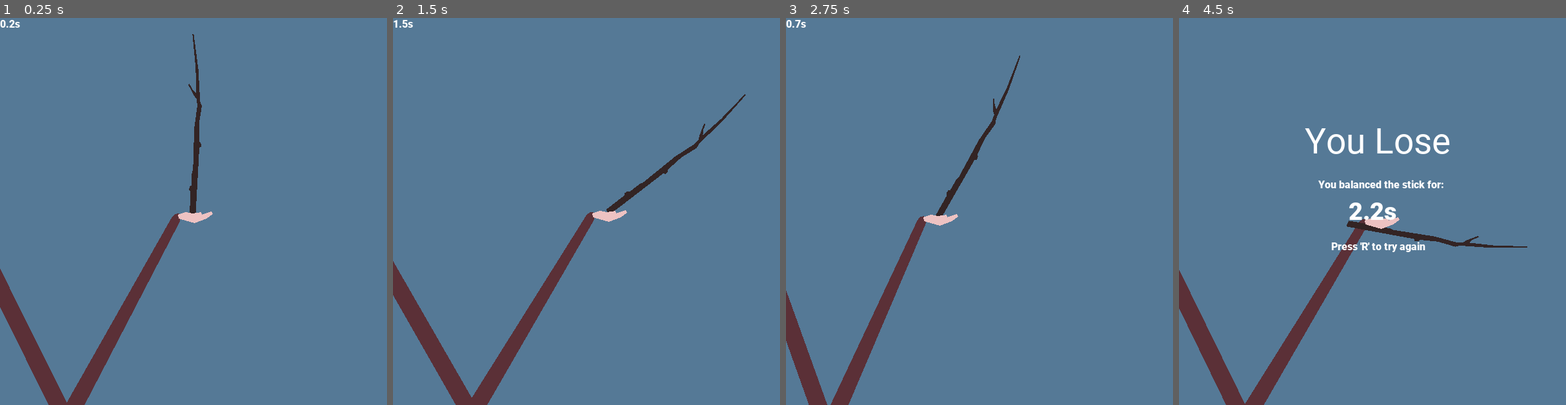
Above: before the commit, frames 1-4 (left to right).
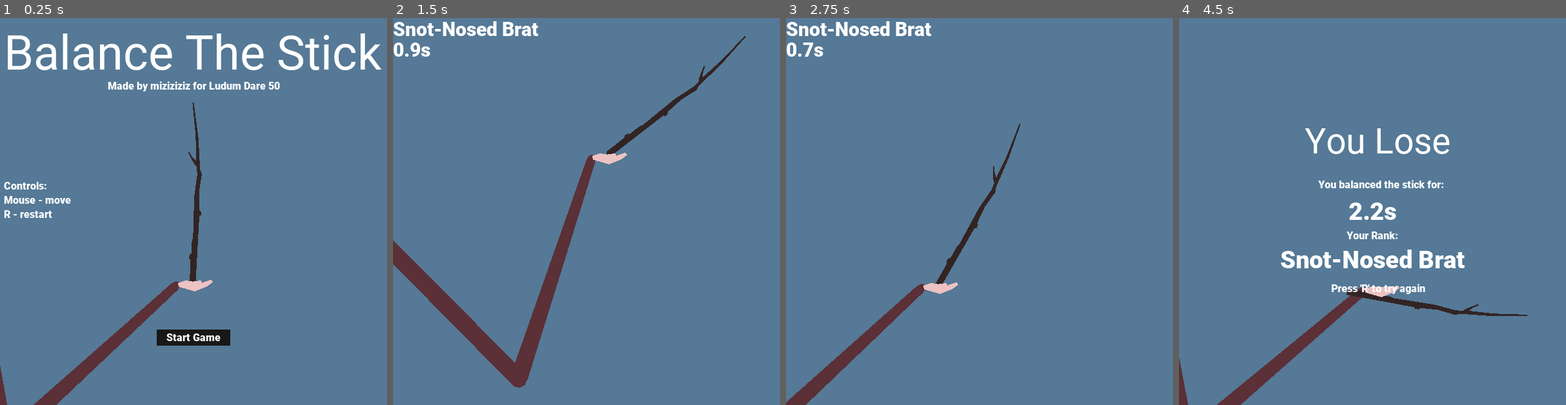
Above: after the commit, the same moments.

Repository: Miziziziz/LD50
Game: Godot game, scene res://World.tscn
The game is run twice, just before and just after one commit, with the same random seed, the same clock (stepped at 60 frames per second) and the same inputs. The engine's default icon, where the game draws it, is replaced by a stand-in: a white triangle on a blue panel in a dark square.
Inputs (mouse positions are in pixels of both pictures, inside the frame that each line leads up to):
- Up to frame 1 (0.25 s): no input
- Up to frame 2 (1.5 s): click (586, 339) at 0.5 s, where only the run after the commit has a clickable "Start Game"; move the mouse to (605, 211) at 1.27 s; click (605, 211) at 1.35 s
- Up to frame 3 (2.75 s): tap R (restart) at 2 s; move the mouse to (960, 211) at 2.02 s; click (960, 211) at 2.1 s
- Up to frame 4 (4.5 s): move the mouse to (1380, 203) at 2.77 s; click (1380, 203) at 2.85 s; move the mouse to (1368, 219) at 3.52 s; click (1368, 219) at 3.6 s; move the mouse to (1403, 215) at 4.27 s; click (1403, 215) at 4.35 s

The runs differ from the first frame. In frame 1, 9.5% of the frame differs, in the area x 0-99%, y 0-100%; in frame 2, 8.6%; in frame 3, 5.7%; in frame 4, 6.7%.

Commit message:
added main menu and ranking system

Diff:
--- /dev/null
+++ b/GameManager.gd
@@ -0,0 +1,6 @@
+extends Node
+
+var game_started = false
+
+func start_game():
+	game_started = true
--- a/GameUI.gd
+++ b/GameUI.gd
@@ -3,21 +3,41 @@
 
 onready var lose_message = $LoseMessage
 onready var timer_display = $TimerDisplay
+onready var rank_display = $RankDisplay
 
 var time_alive = 0.0
 
+var ranks = [
+	[100.0, "Literally God"],
+	[80.0, "One With The Stick"],
+	[60.0, "Recess Chad"],
+	[40.0, "Dinosaur Nerd"],
+	[20.0, "Good At Math"],
+	[0.0, "Snot-Nosed Brat"],
+]
+
 func _ready():
+	visible = GameManager.game_started
 	lose_message.hide()
 
 func game_lost():
 	timer_display.hide()
+	rank_display.hide()
 	lose_message.show()
 	$LoseMessage/Score.text = get_timer_str()
+	$LoseMessage/Rank.text = get_rank()
 	set_process(false)
 
 func _process(delta):
 	time_alive += delta
 	timer_display.text = get_timer_str()
+	rank_display.text = get_rank()
 
 func get_timer_str():
 	return str(time_alive).pad_decimals(1) + "s"
+
+func get_rank():
+	for rank in ranks:
+		if time_alive > rank[0]:
+			return rank[1]
+	return ranks[-1][1]
--- a/Hand.gd
+++ b/Hand.gd
@@ -14,15 +14,28 @@
 
 func _ready():
 	stick = get_node(stick_path)
-	Input.set_mouse_mode(Input.MOUSE_MODE_CAPTURED)
 	emit_signal("hand_pos_updated", global_position)
+
+	if GameManager.game_started:
+		Input.set_mouse_mode(Input.MOUSE_MODE_CAPTURED)
+		stick.mode = RigidBody2D.MODE_RIGID
+	else:
+		stick.mode = RigidBody2D.MODE_KINEMATIC
+		set_physics_process(false)
 
 func _process(delta):
 	if Input.is_action_just_pressed("restart"):
-		get_tree().call_group("instanced", "queue_free")
-		get_tree().reload_current_scene()
+		restart()
 	if Input.is_action_just_pressed("exit"):
+		#Input.set_mouse_mode(Input.MOUSE_MODE_VISIBLE)
 		get_tree().quit()
+	if Input.is_action_just_pressed("click") and GameManager.game_started:
+		Input.set_mouse_mode(Input.MOUSE_MODE_CAPTURED)
+
+func restart():
+	GameManager.game_started = true
+	get_tree().call_group("instanced", "queue_free")
+	get_tree().reload_current_scene()
 
 var mouse_delta = Vector2()
 func _input(event):
--- /dev/null
+++ b/MainMenuUI.gd
@@ -0,0 +1,5 @@
+extends Control
+
+
+func _ready():
+	visible = !GameManager.game_started
--- a/World.tscn
+++ b/World.tscn
@@ -7,19 +7,52 @@
 [ext_resource path="res://fonts/BasicFont.tres" type="DynamicFont" id=5]
 [ext_resource path="res://fonts/TitleFont.tres" type="DynamicFont" id=6]
 [ext_resource path="res://fonts/raw/Roboto-Black.ttf" type="DynamicFontData" id=7]
+[ext_resource path="res://fonts/raw/Roboto-Regular.ttf" type="DynamicFontData" id=8]
+[ext_resource path="res://MainMenuUI.gd" type="Script" id=9]
 
 [sub_resource type="RectangleShape2D" id=2]
 extents = Vector2( 142.897, 10 )
 
 [sub_resource type="CircleShape2D" id=1]
 
+[sub_resource type="StyleBoxEmpty" id=7]
+
+[sub_resource type="StyleBoxFlat" id=8]
+bg_color = Color( 0.235294, 0.235294, 0.235294, 1 )
+
+[sub_resource type="StyleBoxFlat" id=9]
+bg_color = Color( 0.0980392, 0.0980392, 0.0980392, 1 )
+
+[sub_resource type="StyleBoxFlat" id=10]
+bg_color = Color( 0.45098, 0.45098, 0.45098, 1 )
+
 [sub_resource type="Theme" id=3]
 default_font = ExtResource( 5 )
+Button/colors/font_color = Color( 1, 1, 1, 1 )
+Button/colors/font_color_disabled = Color( 1, 1, 1, 1 )
+Button/colors/font_color_focus = Color( 1, 1, 1, 1 )
+Button/colors/font_color_hover = Color( 1, 1, 1, 1 )
+Button/colors/font_color_pressed = Color( 1, 1, 1, 1 )
+Button/constants/hseparation = 0
+Button/fonts/font = ExtResource( 5 )
+Button/styles/disabled = null
+Button/styles/focus = SubResource( 7 )
+Button/styles/hover = SubResource( 8 )
+Button/styles/normal = SubResource( 9 )
+Button/styles/pressed = SubResource( 10 )
 
 [sub_resource type="DynamicFont" id=4]
 size = 38
 font_data = ExtResource( 7 )
 
+[sub_resource type="DynamicFont" id=6]
+size = 30
+font_data = ExtResource( 7 )
+
+[sub_resource type="DynamicFont" id=5]
+size = 74
+font_data = ExtResource( 8 )
+
 [node name="World" type="Node2D"]
 
 [node name="Arm" type="Position2D" parent="."]
@@ -41,7 +74,7 @@
 position = Vector2( 364, 0 )
 
 [node name="Stick" type="RigidBody2D" parent="."]
-position = Vector2( 301, 242.288 )
+position = Vector2( 301, 348 )
 rotation = -1.5708
 mass = 10.0
 
@@ -60,7 +93,7 @@
 polygon = PoolVector2Array( -65.8017, 2.18045, 41.2372, 8.07071, 42.5168, 10.9625, 48.4898, 10.3943, 50.2914, 8.21393,  …(408 unchanged characters)…
 
 [node name="Hand" type="KinematicBody2D" parent="."]
-position = Vector2( 301, 306 )
+position = Vector2( 301, 411.712 )
 collision_layer = 0
 collision_mask = 0
 script = ExtResource( 2 )
@@ -116,9 +149,9 @@
 anchor_right = 0.5
 anchor_bottom = 0.5
 margin_left = -64.0
-margin_top = 45.0
-margin_right = 64.0
-margin_bottom = 59.0
+margin_top = 110.0
+margin_right = 82.0
+margin_bottom = 129.0
 text = "Press 'R' to try again"
 align = 1
 
@@ -147,10 +180,107 @@
 text = "0.0s"
 align = 1
 
+[node name="Rank" type="Label" parent="CanvasLayer/GameUI/LoseMessage"]
+anchor_left = 0.5
+anchor_top = 0.5
+anchor_right = 0.5
+anchor_bottom = 0.5
+margin_left = -296.0
+margin_top = 52.0
+margin_right = 296.0
+margin_bottom = 98.0
+custom_fonts/font = SubResource( 4 )
+text = "Kindergarten Chad"
+align = 1
+
+[node name="Message2" type="Label" parent="CanvasLayer/GameUI/LoseMessage"]
+anchor_left = 0.5
+anchor_top = 0.5
+anchor_right = 0.5
+anchor_bottom = 0.5
+margin_left = -97.5
+margin_top = 28.0
+margin_right = 97.5
+margin_bottom = 47.0
+text = "Your Rank:"
+align = 1
+__meta__ = {
+"_edit_use_anchors_": false
+}
+
 [node name="TimerDisplay" type="Label" parent="CanvasLayer/GameUI"]
+margin_top = 32.0
+margin_right = 43.0
+margin_bottom = 68.0
+custom_fonts/font = SubResource( 6 )
+text = "0.0"
+
+[node name="RankDisplay" type="Label" parent="CanvasLayer/GameUI"]
 margin_right = 40.0
 margin_bottom = 14.0
-text = "0.0"
+custom_fonts/font = SubResource( 6 )
+text = "Kid"
+
+[node name="MainMenuUI" type="Control" parent="CanvasLayer"]
+visible = false
+anchor_right = 1.0
+anchor_bottom = 1.0
+theme = SubResource( 3 )
+script = ExtResource( 9 )
+__meta__ = {
+"_edit_use_anchors_": false
+}
+
+[node name="Title" type="Label" parent="CanvasLayer/MainMenuUI"]
+anchor_left = 0.5
+anchor_top = 0.5
+anchor_right = 0.5
+anchor_bottom = 0.5
+margin_left = -308.5
+margin_top = -289.0
+margin_right = 308.5
+margin_bottom = -196.0
+custom_fonts/font = SubResource( 5 )
+text = "Balance The Stick"
+align = 1
+__meta__ = {
+"_edit_use_anchors_": false
+}
+
+[node name="StartButton" type="Button" parent="CanvasLayer/MainMenuUI"]
+anchor_left = 0.5
+anchor_top = 0.5
+anchor_right = 0.5
+anchor_bottom = 0.5
+margin_left = -57.0
+margin_top = 183.0
+margin_right = 57.0
+margin_bottom = 208.0
+text = "Start Game"
+__meta__ = {
+"_edit_use_anchors_": false
+}
+
+[node name="Credits" type="Label" parent="CanvasLayer/MainMenuUI"]
+anchor_left = 0.5
+anchor_top = 0.5
+anchor_right = 0.5
+anchor_bottom = 0.5
+margin_left = -133.5
+margin_top = -204.0
+margin_right = 133.5
+margin_bottom = -185.0
+text = "Made by miziziziz for Ludum Dare 50"
+
+[node name="Controls" type="Label" parent="CanvasLayer/MainMenuUI"]
+margin_left = 6.0
+margin_top = 251.0
+margin_right = 110.0
+margin_bottom = 314.0
+text = "Controls:
+Mouse - move
+R - restart"
 
 [connection signal="game_lost" from="Hand" to="CanvasLayer/GameUI" method="game_lost"]
 [connection signal="hand_pos_updated" from="Hand" to="Arm" method="set_goal_hand_pos"]
+[connection signal="button_up" from="CanvasLayer/MainMenuUI/StartButton" to="Hand" method="restart"]
--- a/project.godot
+++ b/project.godot
@@ -13,6 +13,10 @@
 config/name="LD50"
 run/main_scene="res://World.tscn"
 config/icon="res://icon.png"
+
+[autoload]
+
+GameManager="*res://GameManager.gd"
 
 [display]
 
@@ -32,6 +36,11 @@
 "events": [ Object(InputEventKey,"resource_local_to_scene":false,"resource_name":"","device":0,"alt":false,"shift":false,"control":false,"meta":false,"command":false,"pressed":false,"scancode":82,"physical_scancode":0,"unicode":0,"echo":false,"script":null)
  ]
 }
+click={
+"deadzone": 0.5,
+"events": [ Object(InputEventMouseButton,"resource_local_to_scene":false,"resource_name":"","device":0,"alt":false,"shift":false,"control":false,"meta":false,"command":false,"button_mask":0,"position":Vector2( 0, 0 ),"global_position":Vector2( 0, 0 ),"factor":1.0,"button_index":1,"pressed":false,"doubleclick":false,"script":null)
+ ]
+}
 
 [physics]
 
Not shown: 1 places in World.tscn that only renumber resources
